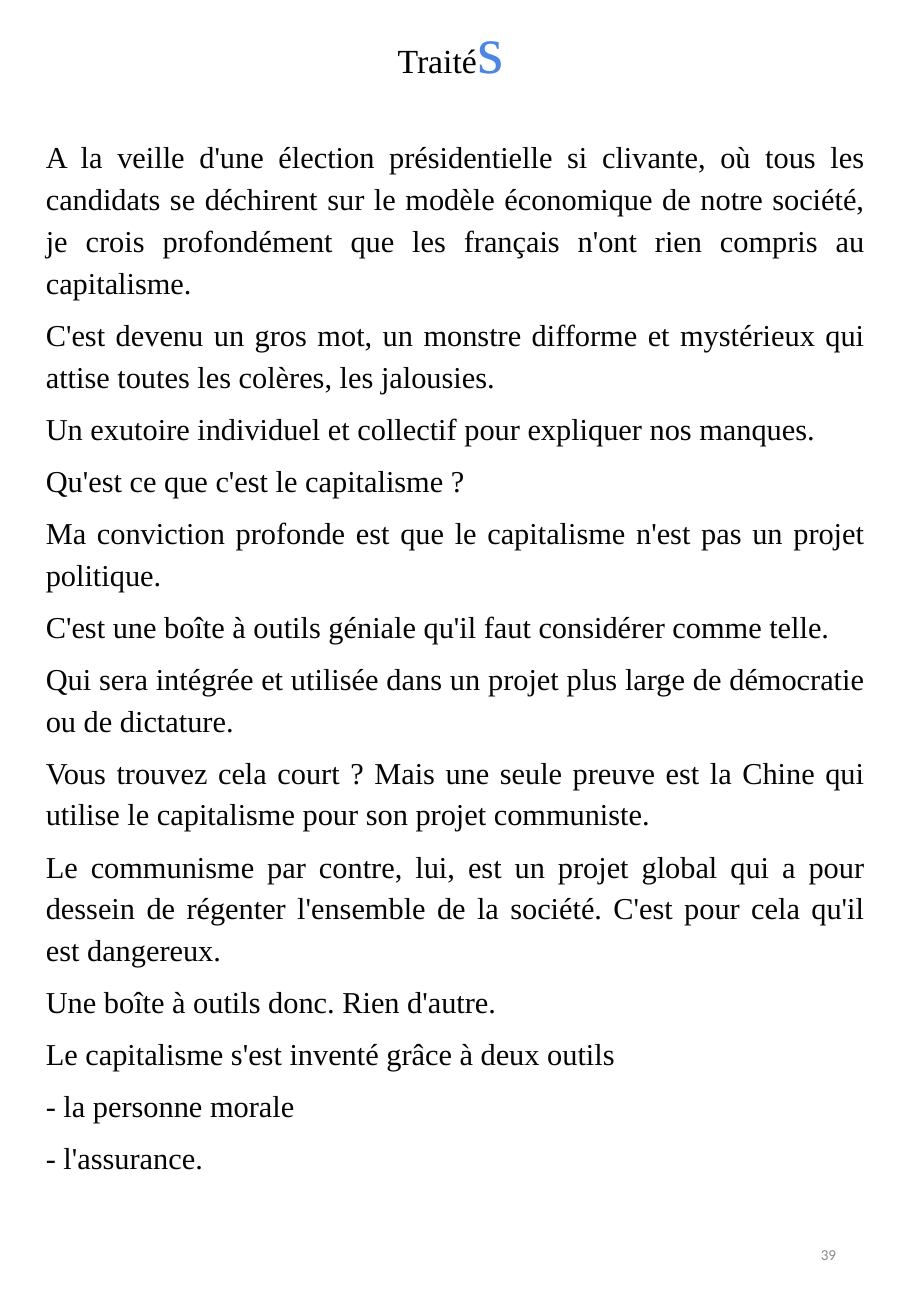
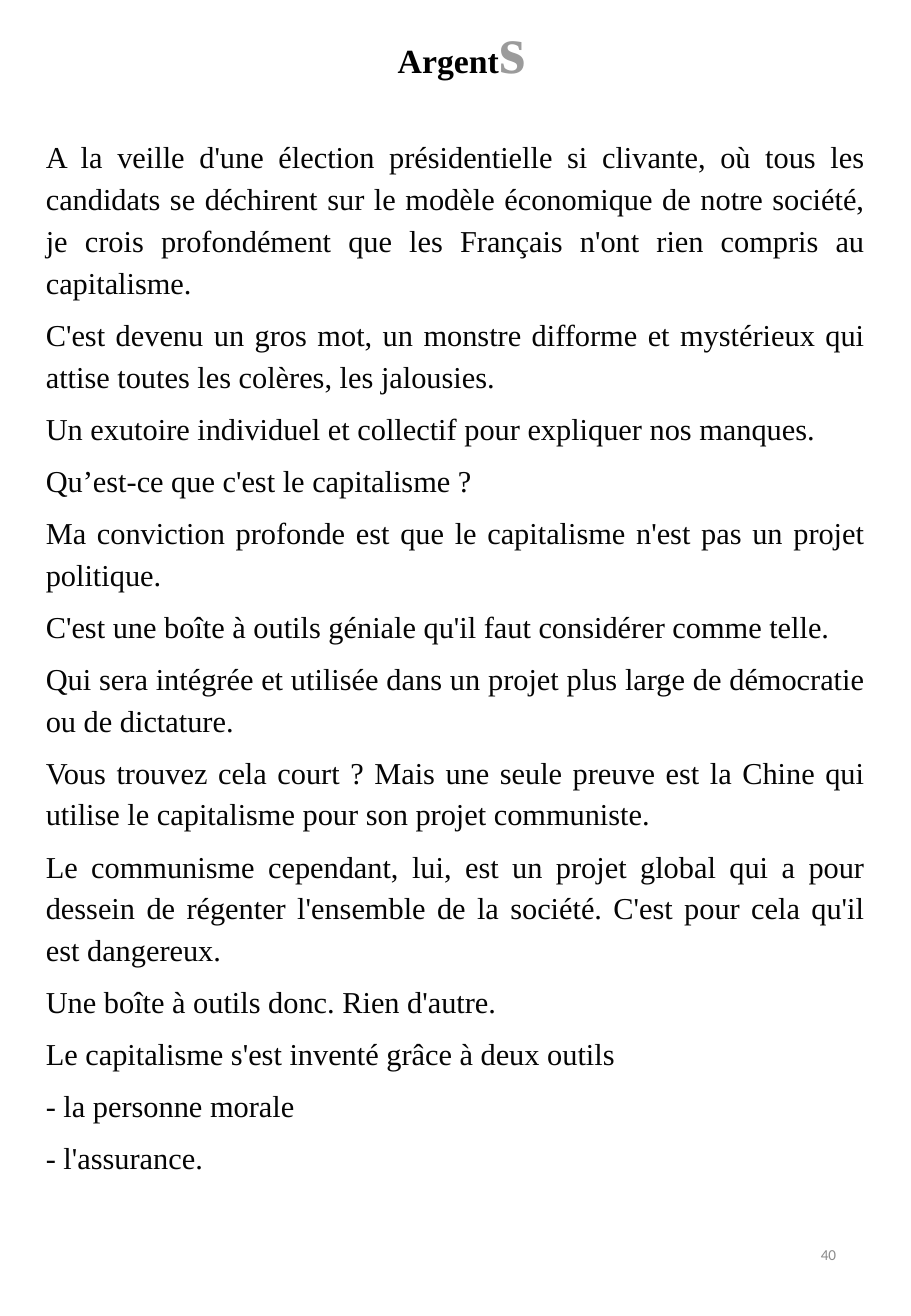
Before and after one commit to BenjaminLOUIS84/e_commerce, a slide deck: slide 40 of e_commerce/public/ppsx/tome3.ppsx (slide 39 before the commit). Drawn at 911x1316 pixels with LibreOffice and Linux fonts; fonts in the diff are those of the drawing. Boxes give left, top, right and bottom in pixels: in the first picture for what was removed or moved away, otherwise in the second. Text is boxed around its words. In the diff, an @@ line names an element or a change of style, - is before the commit and + after.

```diff
--- a/e_commerce/public/ppsx/tome3.ppsx
+++ b/e_commerce/public/ppsx/tome3.ppsx
@@ text at (x1=386, y1=0, x2=539, y2=95): text changed; bold on @@
-Traités
+Argents
@@ text at (x1=46, y1=147, x2=865, y2=300): text changed @@
-A la veille d'une élection présidentielle si clivante, où tous les candidats se déchirent sur le modèle économique de notre société, je crois profondément que les français n'ont rien compris au capitalisme.
+A la veille d'une élection présidentielle si clivante, où tous les candidats se déchirent sur le modèle économique de notre société, je crois profondément que les Français n'ont rien compris au capitalisme.
@@ text at (x1=46, y1=471, x2=450, y2=498): text changed @@
-Qu'est ce que c'est le capitalisme ?
+Qu’est-ce que c'est le capitalisme ?
@@ text at (x1=46, y1=857, x2=865, y2=968): text changed @@
-Le communisme par contre, lui, est un projet global qui a pour dessein de régenter l'ensemble de la société. C'est pour cela qu'il est dangereux.
+Le communisme cependant, lui, est un projet global qui a pour dessein de régenter l'ensemble de la société. C'est pour cela qu'il est dangereux.
@@ page number at (x1=821, y1=1250, x2=836, y2=1260): text changed @@
-39
+40
```
Also in this commit, not shown: 56 other slides changed, 2 slides added.
